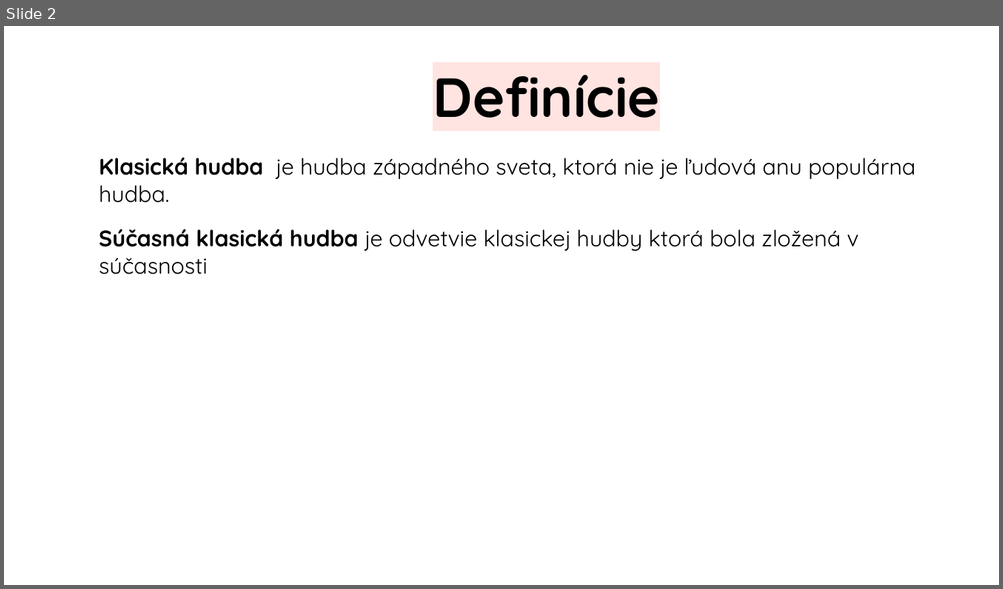
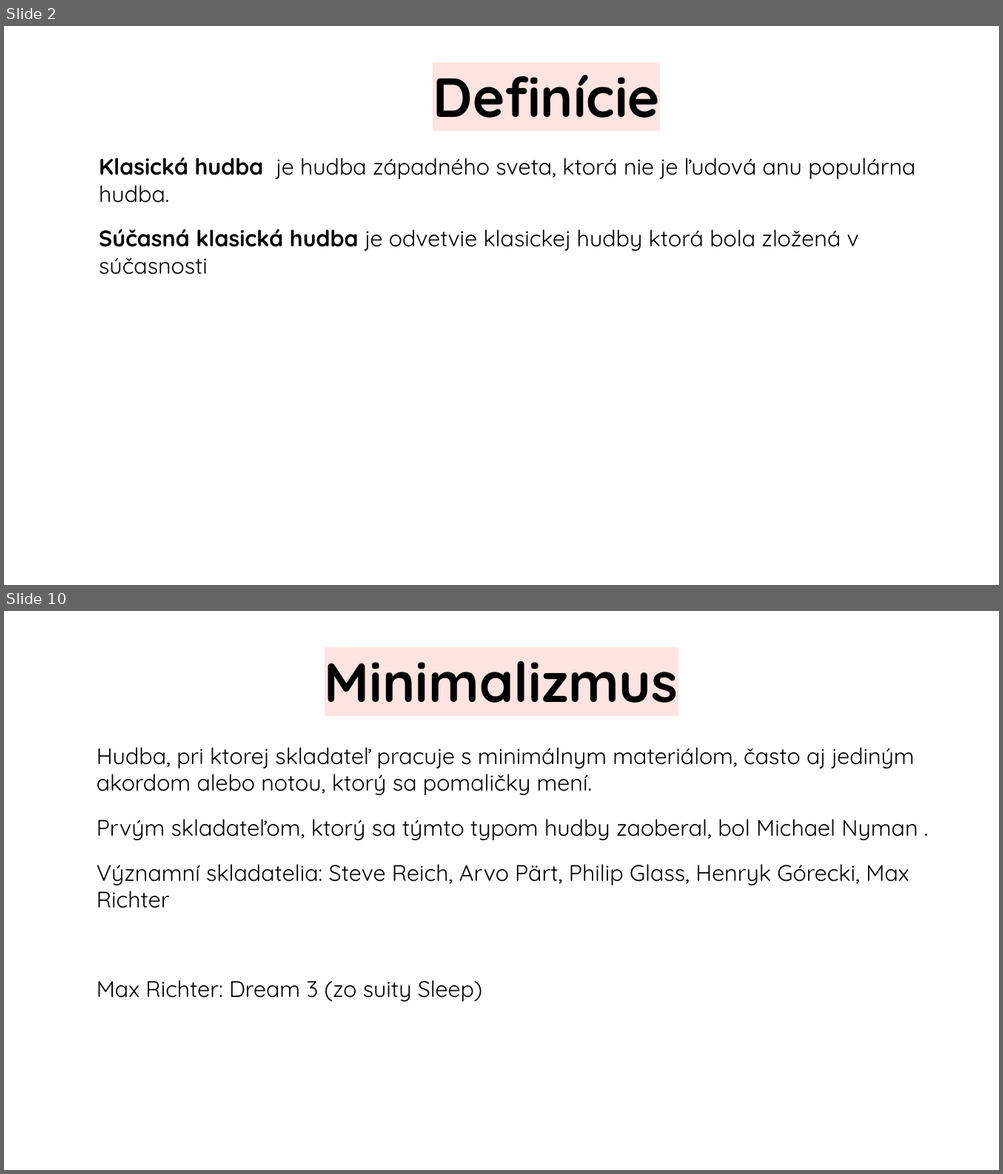
Before and after one commit to jenca-adam/skolskeveci, a slide deck: hudobna/sucasna-vazna-hudba/prezentazia.odp. Shown one above the other, each under a label of ours: slide 2 before the commit, slides 2 and 10 after it; the slides between them are not shown. The pictures are 1003x589 and 1003x1174 pixels, drawn with LibreOffice and Linux fonts; fonts in the diff are those of the drawing. Boxes give left, top, right and bottom in pixels: in the first picture for what was removed or moved away, otherwise in the second. Text is boxed around its words. In the diff, an @@ line names an element or a change of style, - is before the commit and + after.

```diff
--- a/hudobna/sucasna-vazna-hudba/prezentazia.odp
+++ b/hudobna/sucasna-vazna-hudba/prezentazia.odp
@@ slide 10 added at (4,611,999,1170), background #FFFFFF @@
@@ title added at (324,661,678,703), 44 pt, text #000000, bold @@
+Minimalizmus
@@ text added at (96,747,917,1002), 18 pt, text #000000 @@
+Hudba, pri ktorej skladateľ pracuje s minimálnym materiálom, často aj jediným akordom alebo notou, ktorý sa pomaličky mení.
+Prvým skladateľom, ktorý sa týmto typom hudby zaoberal, bol Michael Nyman .
+Významní skladatelia: Steve Reich, Arvo Pärt, Philip Glass, Henryk Górecki, Max Richter
+Max Richter: Dream 3 (zo suity Sleep)
```
Also in this commit, not shown: 3 slides changed, 10 other slides added, 13 other files.
